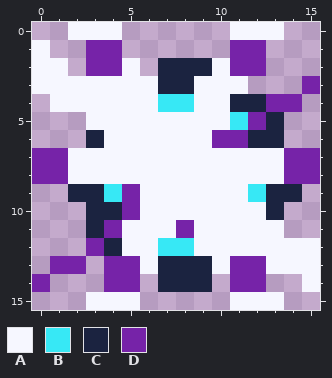
Pixel-art file, stored at game/assets/source/original_procedural/projectile_absolute_zero.aseprite. The picture above is the old version.
16x16 pixels, 1 frame.
Palette (. is transparent): A #f6f7ff  B #37e8f5  C #1b2340  D #7623a8
Pixels before, first column x 0:
 0 ..AAA......AAA..
 1 A..DD......DD...
 2 AA.DDA.CCCADD...
 3 AAAAAAACCAAA...D
 4 .AAAAAABBAACCDD.
 5 ...AAAAAAAABDC..
 6 ...CAAAAAADDCC..
 7 DDAAAAAAAAAAAADD
 8 DDAAAAAAAAAAAADD
 9 ..CCBDAAAAAABCC.
10 ...CCDAAAAAAAC..
11 ...CDAAADAAAAA..
12 ...DCAABBAAAAAAA
13 .DD.DDACCCADDAAA
14 D...DD.CCC.DD..A
15 ...AAA.....AAA..
After:
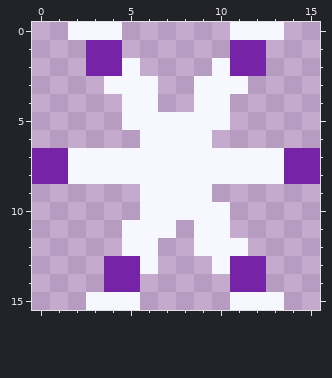
The edit:
y 1: x 0 A -> .
y 2: x 0..1 AA -> ..; x 7..9 CCC -> ...
y 3: x 0..3 AAAA -> ....; x 7..8 CC -> ..; x 15 D -> .
y 4: x 1..4 AAAA -> ....; x 7..8 BB -> ..; x 11..14 CCDD -> ....
y 5: x 3..4 AA -> ..; x 11..13 BDC -> ...
y 6: x 3..5 CAA -> ...; x 10..13 DDCC -> ....
y 9: x 2..5 CCBD -> ....; x 10..14 AABCC -> .....
y 10: x 3..5 CCD -> ...; x 11..13 AAC -> ...
y 11: x 3..4 CD -> ..; x 8 D -> .; x 11..13 AAA -> ...
y 12: x 3..4 DC -> ..; x 7..8 BB -> ..; x 12..15 AAAA -> ....
y 13: x 1..2 DD -> ..; x 7..9 CCC -> ...; x 13..15 AAA -> ...
y 14: x 0 D -> .; x 7..9 CCC -> ...; x 15 A -> .
Changed places in both pictures, as pixel boxes (x1, y1, x2, y2):
erased: (32, 40, 320, 292)
